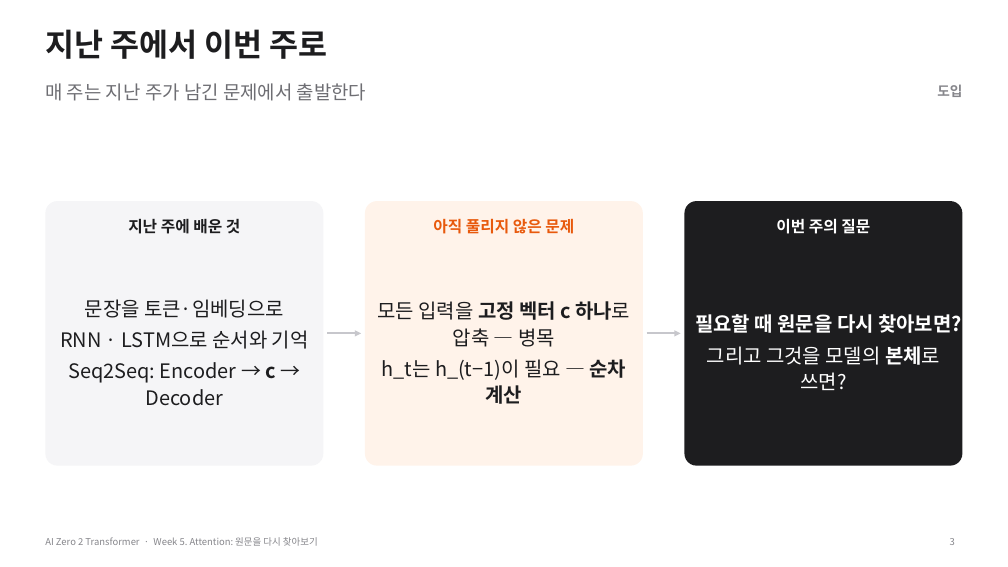
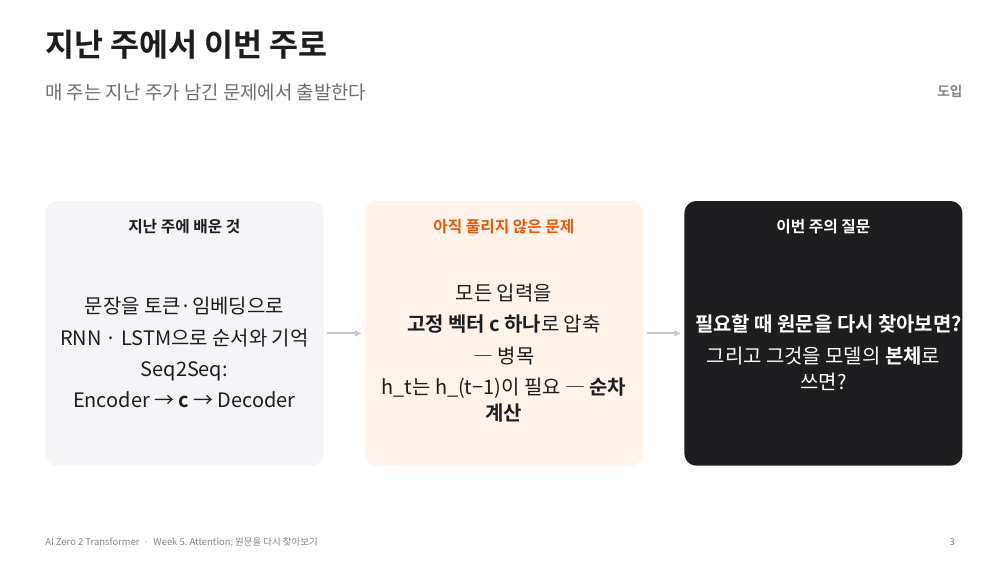
Before and after one commit to myunhh/AI-Zero-2-Transformers, a slide deck: slide 3 of lectures/week05_attention.pptx. Drawn at 1008x567 pixels with LibreOffice and Linux fonts; fonts in the diff are those of the drawing. Boxes give left, top, right and bottom in pixels: in the first picture for what was removed or moved away, otherwise in the second. Text is boxed around its words. In the diff, an @@ line names an element or a change of style, - is before the commit and + after.

```diff
--- a/lectures/week05_attention.pptx
+++ b/lectures/week05_attention.pptx
@@ text at (x1=407, y1=283, x2=601, y2=365): text changed @@
-모든 입력을 고정 벡터 c 하나로 압축 — 병목
+모든 입력을
+고정 벡터 c 하나로 압축
+— 병목
@@ text at (x1=73, y1=361, x2=296, y2=408): text changed @@
-Seq2Seq: Encoder → c → Decoder
+Seq2Seq:
+Encoder → c → Decoder
```
Also in this commit, not shown: 10 other slides changed, 10 other files.
